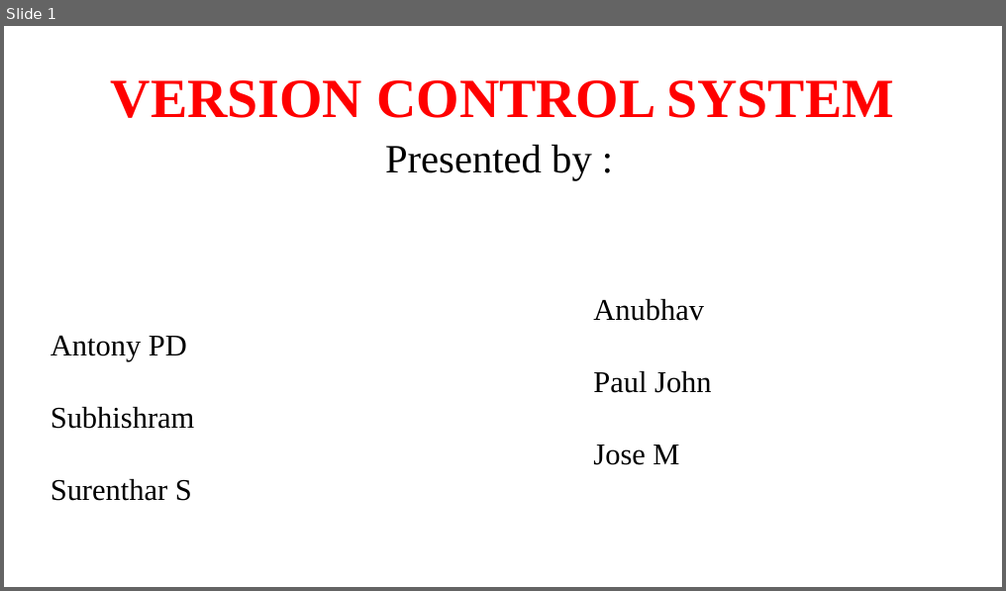
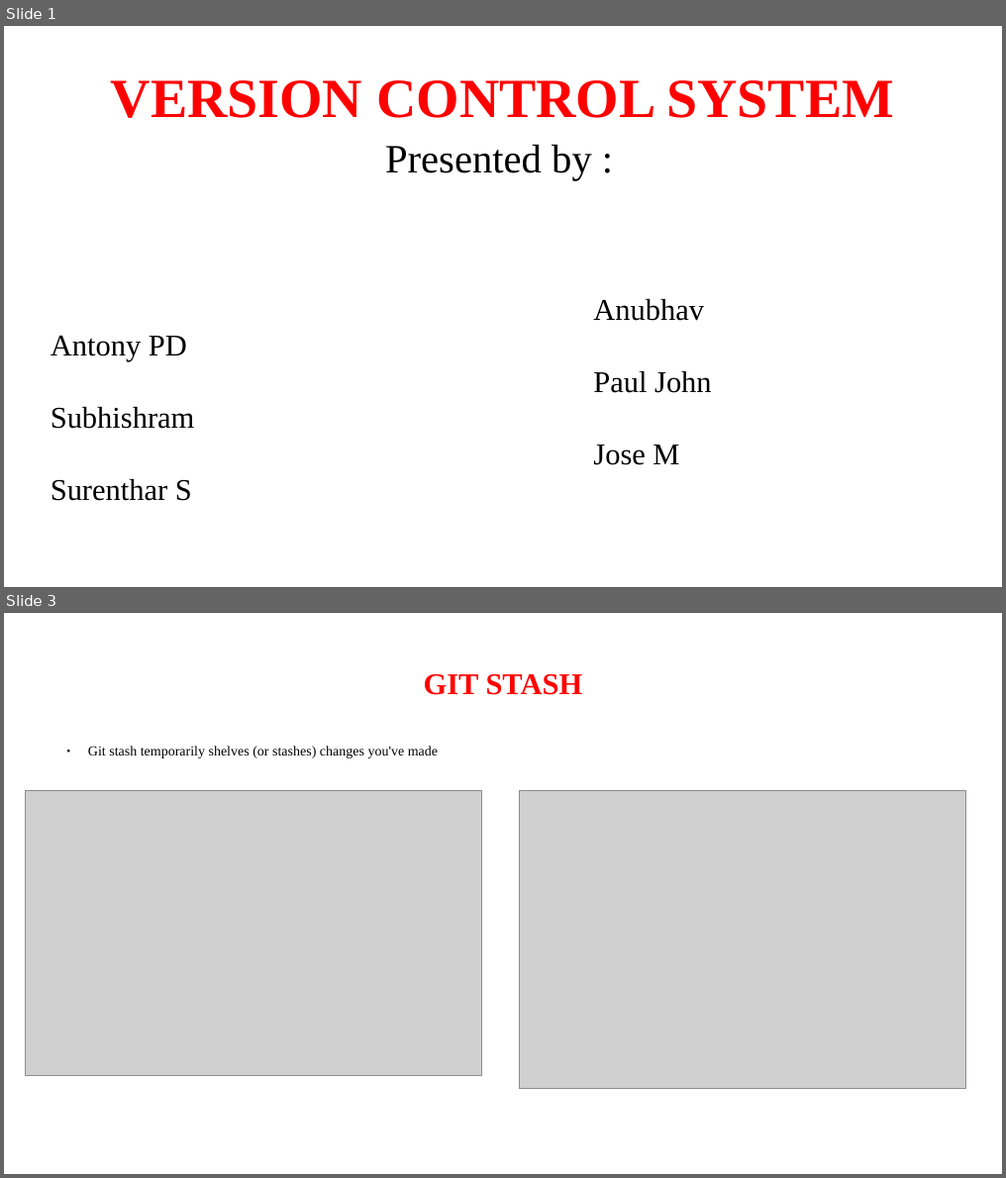
Before and after one commit to anubhavAnora/presentation, a slide deck: Presentation.odp. Shown one above the other, each under a label of ours: slide 1 before the commit, slides 1 and 3 after it; the slides between them are not shown. The pictures are 1006x591 and 1006x1178 pixels, drawn with LibreOffice and Linux fonts; fonts in the diff are those of the drawing; grey boxes stand for pictures. Boxes give left, top, right and bottom in pixels: in the first picture for what was removed or moved away, otherwise in the second. Text is boxed around its words. In the diff, an @@ line names an element or a change of style, - is before the commit and + after.

Commit message:
adding git stash to the presentation

```diff
--- a/Presentation.odp
+++ b/Presentation.odp
@@ slide 3 added at (x1=4, y1=613, x2=1002, y2=1174), background #FFFFFF @@
@@ title added at (x1=424, y1=673, x2=583, y2=695), 24 pt, text #FF0000, bold @@
+GIT STASH
@@ text added at (x1=88, y1=746, x2=438, y2=759), 11 pt, text #000000 @@
+● Git stash temporarily shelves (or stashes) changes you've made
@@ picture added at (x1=26, y1=791, x2=482, y2=1076) @@
@@ picture added at (x1=519, y1=791, x2=966, y2=1089) @@
```
Also in this commit, not shown: 1 slide changed, 1 other slide added, 2 slides removed.
